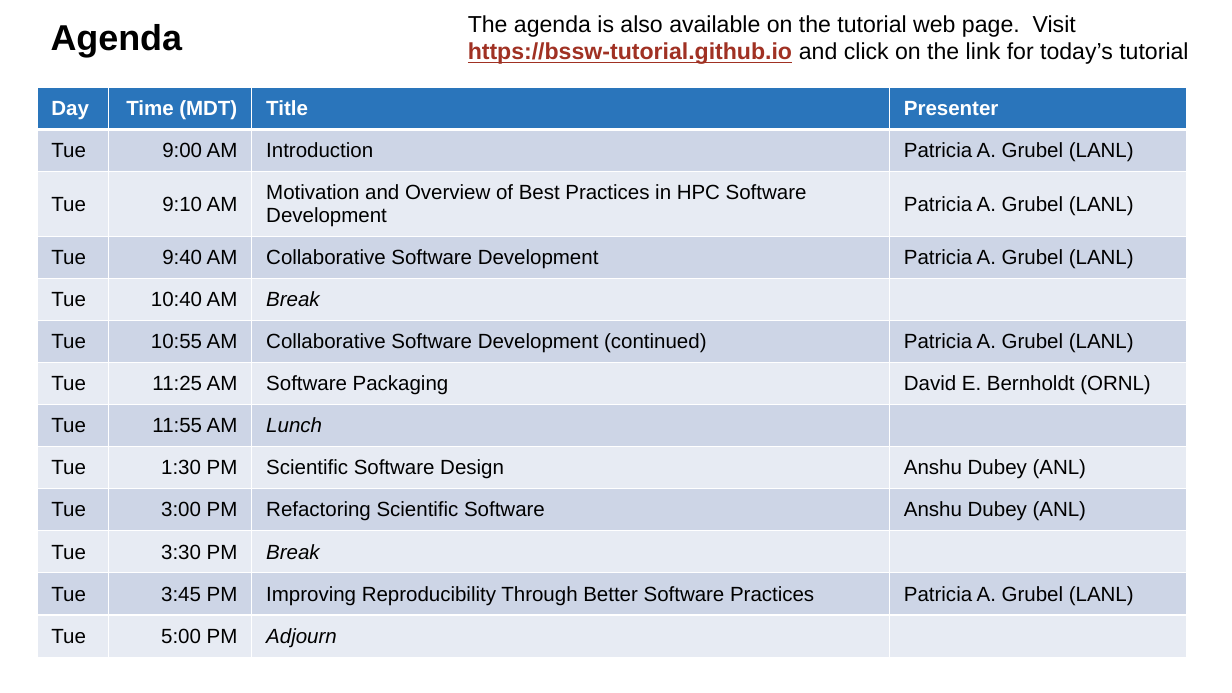
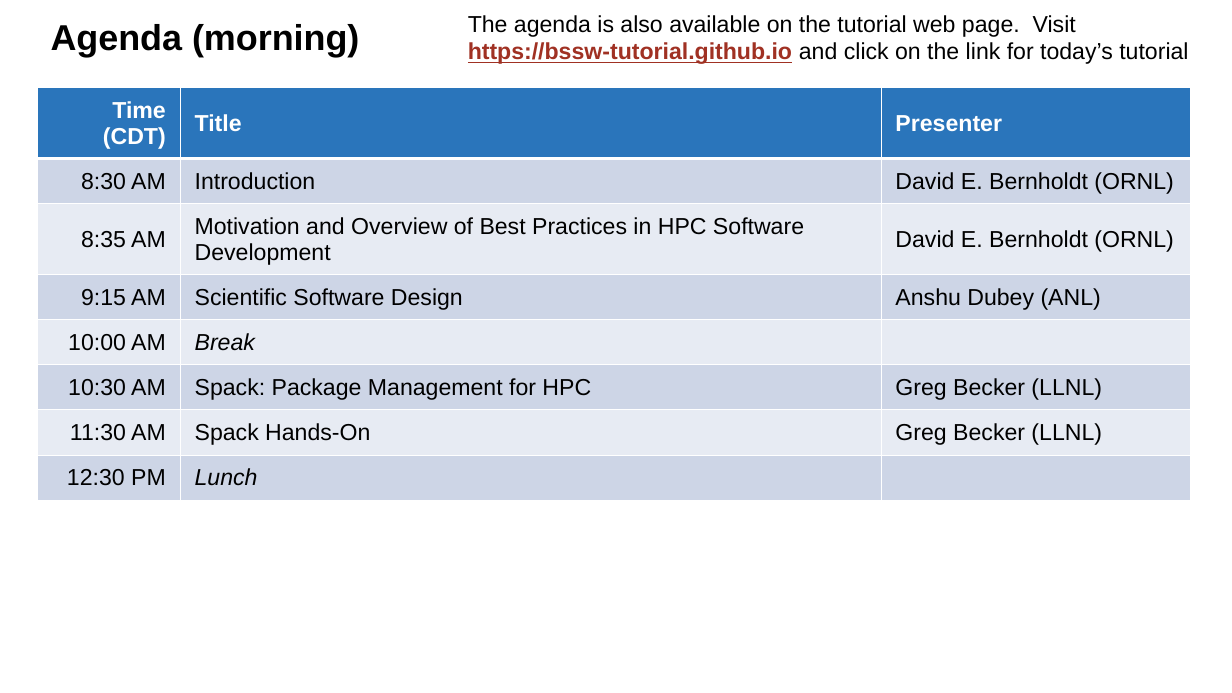
Before and after one commit to bssw-tutorial/presentations, a slide deck: slide 11 of intro-a.pptx. Drawn at 1232x693 pixels with LibreOffice and Linux fonts; fonts in the diff are those of the drawing. Boxes give left, top, right and bottom in pixels: in the first picture for what was removed or moved away, otherwise in the second. Text is boxed around its words. In the diff, an @@ line names an element or a change of style, - is before the commit and + after.

```diff
--- a/intro-a.pptx
+++ b/intro-a.pptx
@@ title at (51, 24, 359, 57): text changed @@
-Agenda
+Agenda (morning)
@@ table at (37, 88, 1190, 519) @@
-Day | Time (MDT) | Title | Presenter
-Tue | 9:00 AM | Introduction | Patricia A. Grubel (LANL)
-Tue | 9:10 AM | Motivation and Overview of Best Practices in HPC Software Development | Patricia A. Grubel (LANL)
-Tue | 9:40 AM | Collaborative Software Development | Patricia A. Grubel (LANL)
-Tue | 10:40 AM | Break | 
-Tue | 10:55 AM | Collaborative Software Development (continued) | Patricia A. Grubel (LANL)
-Tue | 11:25 AM | Software Packaging | David E. Bernholdt (ORNL)
-Tue | 11:55 AM | Lunch | 
-Tue | 1:30 PM | Scientific Software Design | Anshu Dubey (ANL)
-Tue | 3:00 PM | Refactoring Scientific Software | Anshu Dubey (ANL)
-Tue | 3:30 PM | Break | 
-Tue | 3:45 PM | Improving Reproducibility Through Better Software Practices | Patricia A. Grubel (LANL)
-Tue | 5:00 PM | Adjourn | 
+Time (CDT) | Title | Presenter
+8:30 AM | Introduction | David E. Bernholdt (ORNL)
+8:35 AM | Motivation and Overview of Best Practices in HPC Software Development | David E. Bernholdt (ORNL)
+9:15 AM | Scientific Software Design | Anshu Dubey (ANL)
+10:00 AM | Break | 
+10:30 AM | Spack: Package Management for HPC | Greg Becker (LLNL)
+11:30 AM | Spack Hands-On | Greg Becker (LLNL)
+12:30 PM | Lunch | 
```
Also in this commit, not shown: 5 other slides changed, 7 other files.
